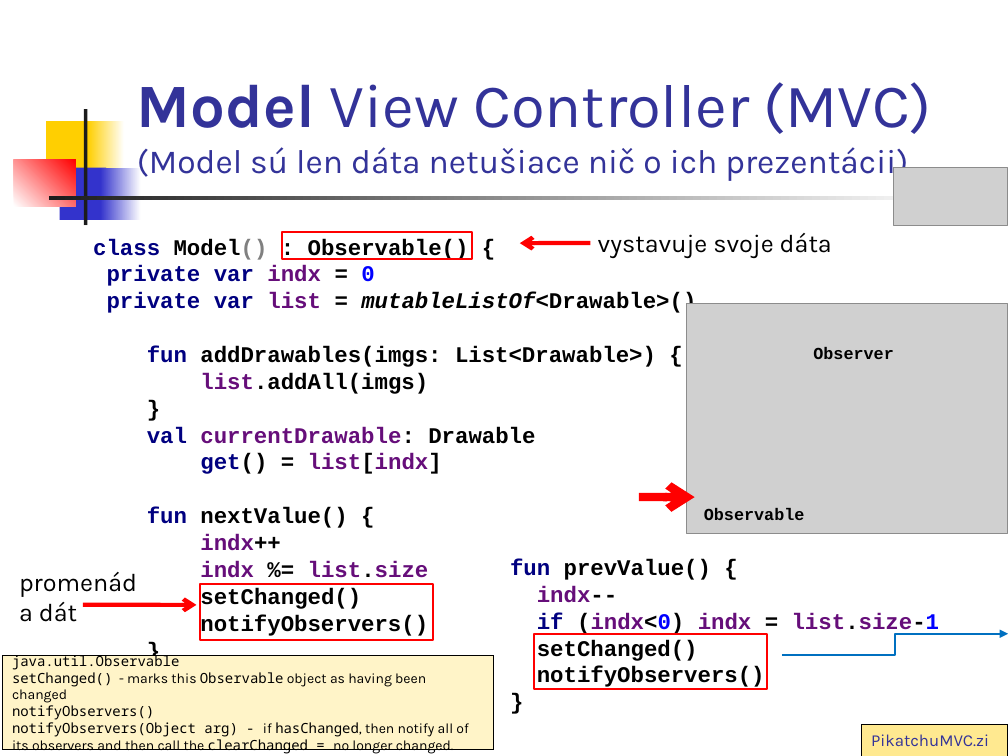
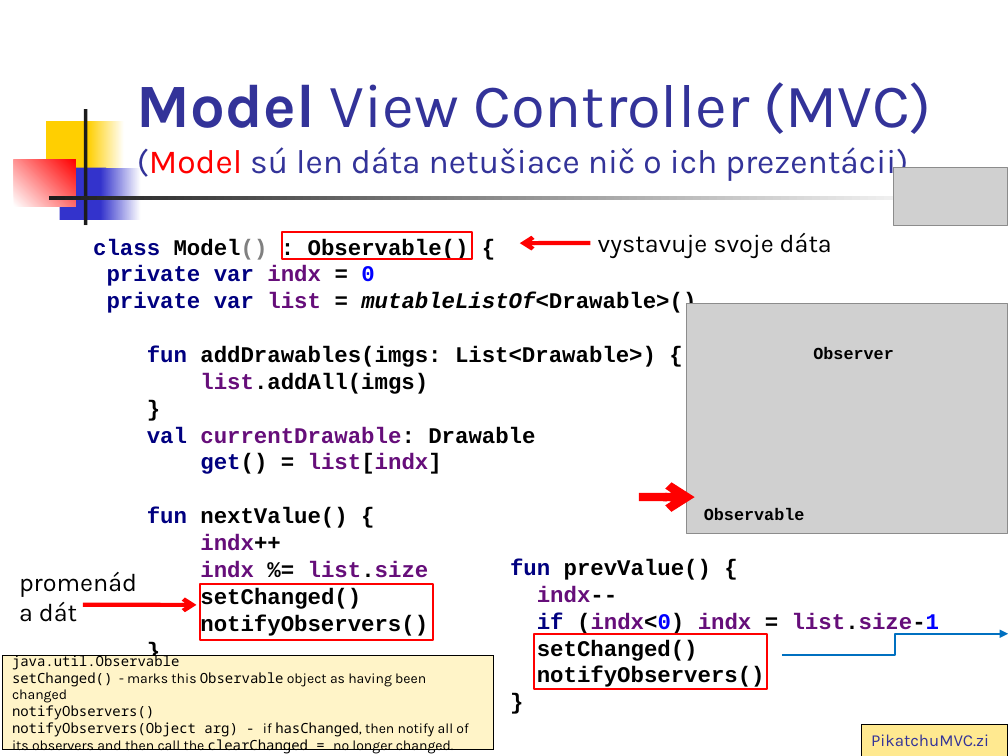
Before and after one commit to vmandro/Prednasky, a slide deck: slide 5 of 07/07_Android.ppt. Drawn at 1008x756 pixels with LibreOffice and Linux fonts; fonts in the diff are those of the drawing; grey boxes stand for pictures. Boxes give left, top, right and bottom in pixels: in the first picture for what was removed or moved away, otherwise in the second. Text is boxed around its words. In the diff, an @@ line names an element or a change of style, - is before the commit and + after.

```diff
--- a/07/07_Android.ppt
+++ b/07/07_Android.ppt
@@ title "Model View Controller (MVC) (Model ..." at [137, 82, 932, 181]: text colour #333399 to #FF0000 in "(Model" @@
```
Also in this commit, not shown: 20 other slides changed, 1 other file.
